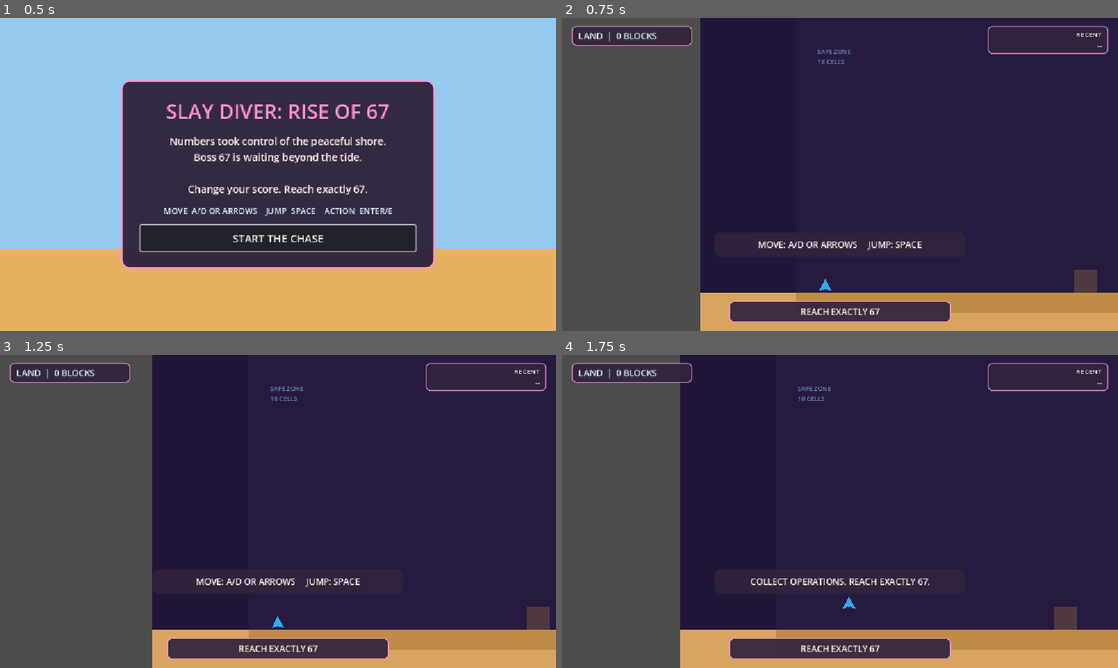
Above: before the commit, frames 1-4 (two rows, left to right).
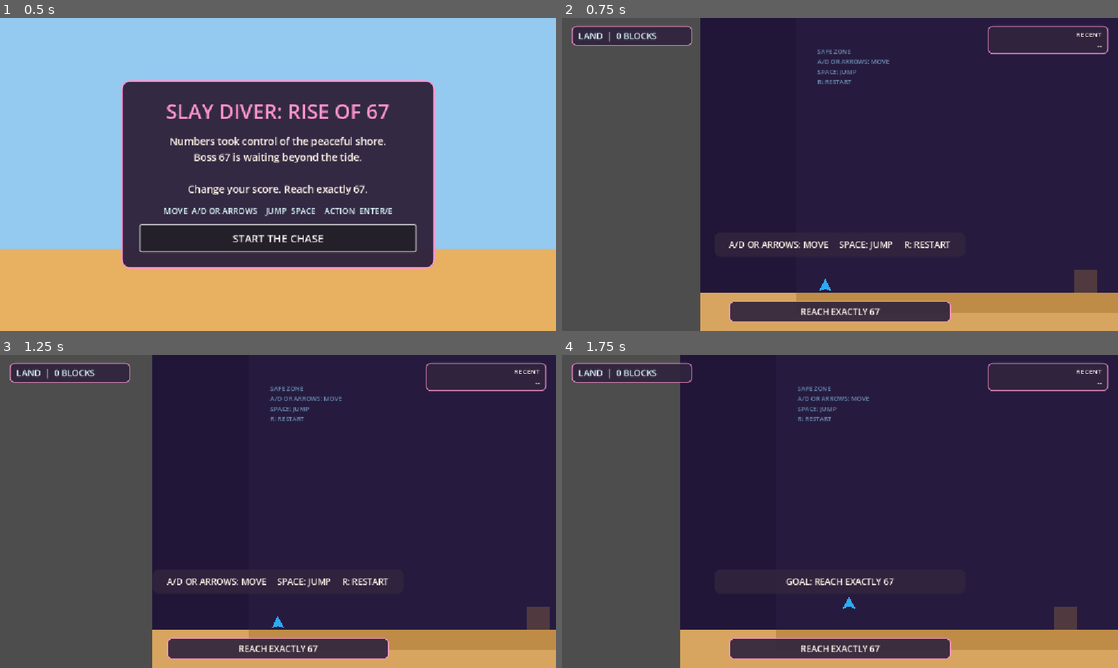
Above: after the commit, the same moments.

Repository: rinata-abdurakhimova/game-divers-slayy
Game: Godot game, scene res://scenes/main/Main.tscn
Same seed, same stepped clock (60 frames per second), same inputs: the game is played once before the commit and once after it.
Inputs:
- Up to frame 1 (0.5 s): no input
- Up to frame 2 (0.75 s): click "START THE CHASE" at 0.5 s
- Up to frame 3 (1.25 s): no input
- Up to frame 4 (1.75 s): tap Enter (action) at 1.25 s; hold Right (move_right) from 1.28 s (still down); hold Enter (action) from 1.28 s (still down); tap Up (jump) at 1.52 s

Frame 1 is identical in both runs. In frame 2, 0.8% of the frame differs, in the area x 30-70%, y 13-75%; in frame 3, 0.8%; in frame 4, 0.7%.

Commit message:
feat: enhance terrain handling and tutorial overlays; define standable column heights, update tutorial hints, and improve block stacking logic

Diff:
--- a/scenes/ui/TutorialOverlay.tscn
+++ b/scenes/ui/TutorialOverlay.tscn
@@ -47,7 +47,7 @@
 layout_mode = 2
 theme_override_colors/font_color = Color(1, 0.95, 0.91, 1)
 theme_override_font_sizes/font_size = 18
-text = "MOVE: A/D OR ARROWS     JUMP: SPACE"
+text = "A/D OR ARROWS: MOVE     SPACE: JUMP     R: RESTART"
 horizontal_alignment = 1
 
 [node name="ScoreHint" type="PanelContainer" parent="Hints"]
@@ -60,7 +60,7 @@
 layout_mode = 2
 theme_override_colors/font_color = Color(1, 0.95, 0.91, 1)
 theme_override_font_sizes/font_size = 18
-text = "COLLECT OPERATIONS. REACH EXACTLY 67."
+text = "GOAL: REACH EXACTLY 67"
 horizontal_alignment = 1
 
 [node name="ActionHint" type="PanelContainer" parent="Hints"]
@@ -73,5 +73,5 @@
 layout_mode = 2
 theme_override_colors/font_color = Color(0.87, 0.98, 1, 1)
 theme_override_font_sizes/font_size = 18
-text = "ENTER / E: INTERACT OR CLOSE RULE CARDS"
+text = "ENTER / E: CLOSE RULE CARDS"
 horizontal_alignment = 1
--- a/scenes/world/Boss67Level.tscn
+++ b/scenes/world/Boss67Level.tscn
@@ -69,7 +69,7 @@
 position = Vector2(44, 60)
 theme_override_colors/font_color = Color(0.6, 0.85, 1.0, 0.6)
 theme_override_font_sizes/font_size = 13
-text = "SAFE ZONE\n18 CELLS"
+text = "SAFE ZONE\nA/D OR ARROWS: MOVE\nSPACE: JUMP\nR: RESTART"
 
 [node name="SafeWall" type="StaticBody2D" parent="."]
 collision_layer = 2
--- a/scripts/ui/HUD.gd
+++ b/scripts/ui/HUD.gd
@@ -100,11 +100,11 @@
 		GameRules.BossPhase.HIDDEN:
 			state_label.text = "BOSS 67 IS AHEAD"
 		GameRules.BossPhase.LAND_WHITE:
-			state_label.text = "DODGE WHITE NUMBERS"
+			state_label.text = "WHITE NUMBERS HIT BLOCKS"
 			_score_visibility_timer = 4.0
 			score_panel.show()
 		GameRules.BossPhase.LAND_PURPLE:
-			state_label.text = "PURPLE NUMBERS JOINED"
+			state_label.text = "PURPLE NUMBERS PASS THROUGH BLOCKS"
 		GameRules.BossPhase.WATER:
 			state_label.text = "WATER RULE ACTIVE"
 		GameRules.BossPhase.DEFEATED:
--- a/scripts/ui/TutorialOverlay.gd
+++ b/scripts/ui/TutorialOverlay.gd
@@ -4,8 +4,11 @@
 @onready var score_hint: Control = %ScoreHint
 @onready var action_hint: Control = %ActionHint
 
+@export var goal_hint_seconds: float = 2.4
+
 var _movement_seen: bool = false
 var _score_change_seen: bool = false
+var _goal_tween: Tween
 
 
 func _ready() -> void:
@@ -22,11 +25,14 @@
 		_movement_seen = true
 		movement_hint.hide()
 		score_hint.show()
+		_hide_goal_after_delay()
 
 
 func _on_run_started() -> void:
 	_movement_seen = false
 	_score_change_seen = false
+	if _goal_tween != null:
+		_goal_tween.kill()
 	movement_hint.show()
 	score_hint.hide()
 	action_hint.hide()
@@ -41,10 +47,7 @@
 		return
 	_score_change_seen = true
 	score_hint.hide()
-	action_hint.show()
-	var tween: Tween = create_tween()
-	tween.tween_interval(3.0)
-	tween.tween_callback(action_hint.hide)
+	action_hint.hide()
 
 
 func _on_water_started(
@@ -55,3 +58,11 @@
 	movement_hint.hide()
 	score_hint.hide()
 	action_hint.hide()
+
+
+func _hide_goal_after_delay() -> void:
+	if _goal_tween != null:
+		_goal_tween.kill()
+	_goal_tween = create_tween()
+	_goal_tween.tween_interval(goal_hint_seconds)
+	_goal_tween.tween_callback(score_hint.hide)
--- a/scripts/world/Boss67LevelController.gd
+++ b/scripts/world/Boss67LevelController.gd
@@ -155,7 +155,7 @@
 func _build_authored_blocks() -> void:
 	if not _authored_runtime_nodes.is_empty():
 		return
-	for block: Vector2i in AUTHORED_BLOCKS:
+	for block: Vector2i in _stacked_authored_blocks():
 		var position: Vector2 = _block_position(block.x, block.y)
 		if _terrain != null:
 			var collision_shape := CollisionShape2D.new()
@@ -179,6 +179,19 @@
 			visual.position = position
 			_terrain_visual.add_child(visual)
 			_authored_runtime_nodes.append(visual)
+
+
+func _stacked_authored_blocks() -> Array[Vector2i]:
+	var result: Array[Vector2i] = []
+	var seen: Dictionary[String, bool] = {}
+	for top_block: Vector2i in AUTHORED_BLOCKS:
+		for row: int in range(1, top_block.y + 1):
+			var key: String = "%d:%d" % [top_block.x, row]
+			if seen.has(key):
+				continue
+			seen[key] = true
+			result.append(Vector2i(top_block.x, row))
+	return result
 
 
 func _build_tutorial_block() -> void:
--- a/tests/integration/test_boss_67_world.gd
+++ b/tests/integration/test_boss_67_world.gd
@@ -30,6 +30,9 @@
 	assert(not safe_wall.visible)
 	assert(safe_zone.visible)
 	assert(not water_overlay.visible)
+	var stacked_blocks: Array = controller.call(&"_stacked_authored_blocks")
+	assert(Vector2i(30, 1) in stacked_blocks)
+	assert(Vector2i(30, 4) in stacked_blocks)
 
 	await _physics_frames(2)
 	Input.action_press(&"move_right")
Not shown, changed: ARCHITECTURE.md
Not shown, changed: INTEGRATION_CONTRACT.md
Not shown, changed: docs/SCOPE.md
